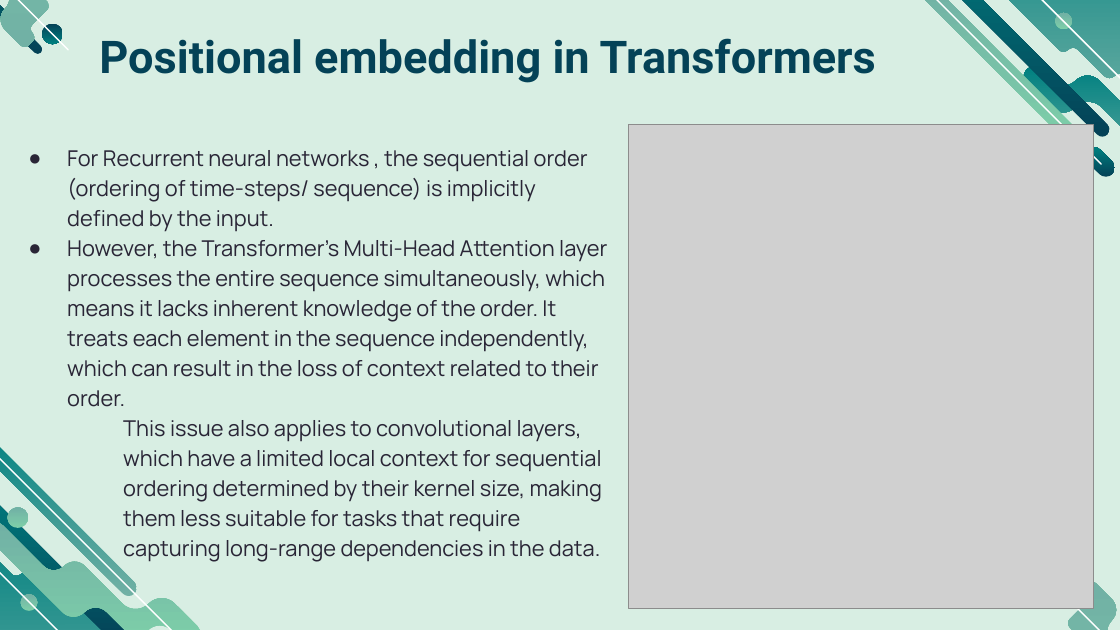
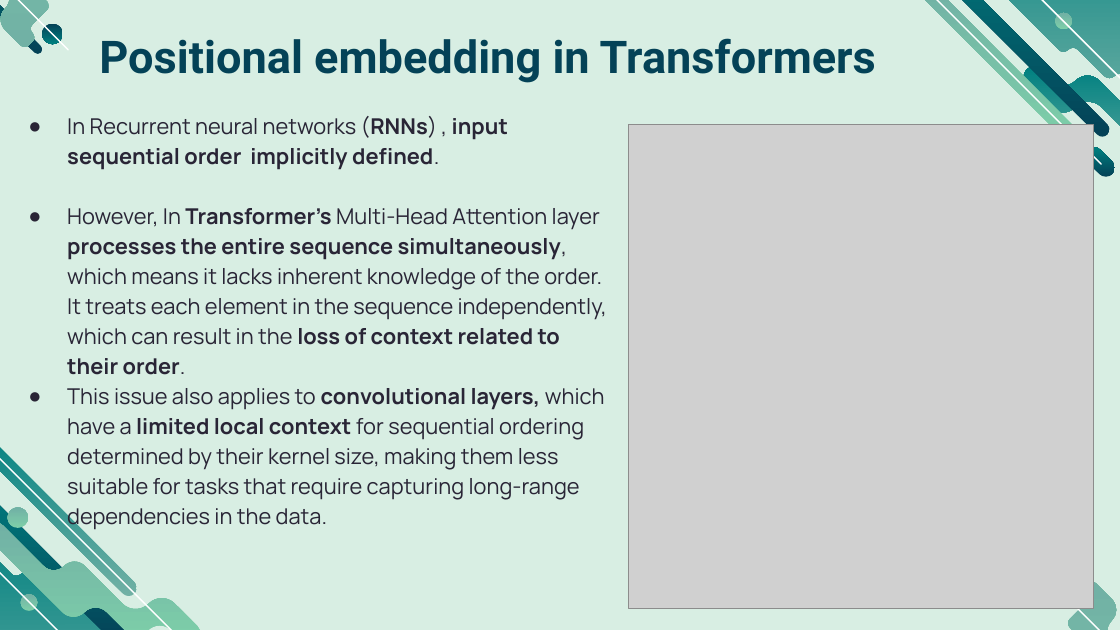
Before and after one commit to smlab-niser/23cs461, a slide deck: slide 7 of assignment/adhil/CS461_notes_positional_encoding.pptx. Drawn at 1120x630 pixels with LibreOffice and Linux fonts; fonts in the diff are those of the drawing; grey boxes stand for pictures. Boxes give left, top, right and bottom in pixels: in the first picture for what was removed or moved away, otherwise in the second. Text is boxed around its words. In the diff, an @@ line names an element or a change of style, - is before the commit and + after.

```diff
--- a/assignment/adhil/CS461_notes_positional_encoding.pptx
+++ b/assignment/adhil/CS461_notes_positional_encoding.pptx
@@ subtitle "In Recurrent neural networks (RNNs) ...": place and size @@
-subtitle "In Recurrent neural networks (RNNs) ..." at (67,150,607,562)
+subtitle "In Recurrent neural networks (RNNs) ..." at (67,116,607,531)
@@ subtitle at (67,116,607,375): text changed @@
-● For Recurrent neural networks , the sequential order (ordering of time-steps/ sequence) is implicitly defined by the input.
-● However, the Transformer's Multi-Head Attention layer processes the entire sequence simultaneously, which means it lacks inherent knowledge of the order. It treats each element in the sequence independently, which can result in the loss of context related to their order.
+● In Recurrent neural networks (RNNs) , input sequential order implicitly defined.
+● However, In Transformer's Multi-Head Attention layer processes the entire sequence simultaneously, which means it lacks inherent knowledge of the order. It treats each element in the sequence independently, which can result in the loss of context related to their order.
@@ subtitle at (67,388,605,531): bold on in "convolutional layers, limited local context"; bullet none to ● @@
```
Also in this commit, not shown: 10 other slides changed, 2 slides added, 3 other files.
